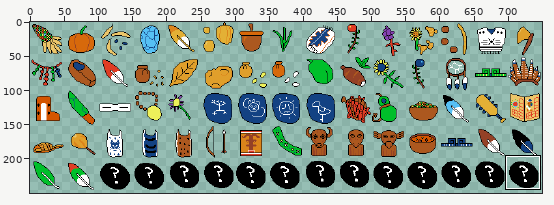
A sprite sheet gets an edit: www/assets/sheet4.png. The picture above shows the old version from afar; the outline marks the close-up.
Close-up. The starting point:
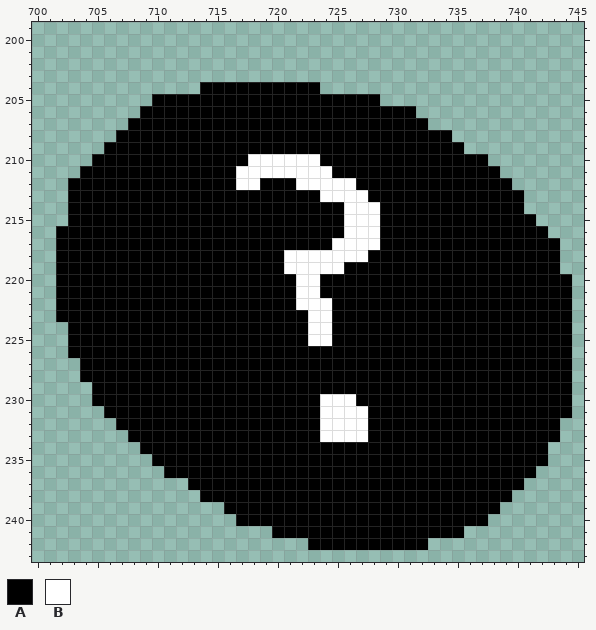
The file is 750x250 pixels. Shown: x 700..745, y 199..243. The commit also changed other parts of the picture, which this record leaves out.
Palette (. is transparent): A #000000  B #ffffff
Pixels before, first column x 702:
204 ............AAAAAAAAAA.....................
205 ........AAAAAAAAAAAAAAAAAAA................
206 .......AAAAAAAAAAAAAAAAAAAAAAA.............
207 ......AAAAAAAAAAAAAAAAAAAAAAAAA............
208 .....AAAAAAAAAAAAAAAAAAAAAAAAAAAA..........
209 ....AAAAAAAAAAAAAAAAAAAAAAAAAAAAAA.........
210 ...AAAAAAAAAAAAABBBBBBAAAAAAAAAAAAAA.......
211 ..AAAAAAAAAAAAABBBBBBBBAAAAAAAAAAAAAA......
212 .AAAAAAAAAAAAAABBAAABBBBBAAAAAAAAAAAAA.....
213 .AAAAAAAAAAAAAAAAAAAAABBBBAAAAAAAAAAAAA....
214 .AAAAAAAAAAAAAAAAAAAAAAABBBAAAAAAAAAAAA....
215 .AAAAAAAAAAAAAAAAAAAAAAABBBAAAAAAAAAAAAA...
216 AAAAAAAAAAAAAAAAAAAAAAAABBBAAAAAAAAAAAAAA..
217 AAAAAAAAAAAAAAAAAAAAAAABBBBAAAAAAAAAAAAAAA.
218 AAAAAAAAAAAAAAAAAAABBBBBBBAAAAAAAAAAAAAAAA.
219 AAAAAAAAAAAAAAAAAAABBBBBAAAAAAAAAAAAAAAAAA.
220 AAAAAAAAAAAAAAAAAAAABBAAAAAAAAAAAAAAAAAAAAA
221 AAAAAAAAAAAAAAAAAAAABBAAAAAAAAAAAAAAAAAAAAA
222 AAAAAAAAAAAAAAAAAAAABBBAAAAAAAAAAAAAAAAAAAA
223 AAAAAAAAAAAAAAAAAAAAABBAAAAAAAAAAAAAAAAAAAA
224 .AAAAAAAAAAAAAAAAAAAABBAAAAAAAAAAAAAAAAAAAA
225 .AAAAAAAAAAAAAAAAAAAABBAAAAAAAAAAAAAAAAAAAA
226 .AAAAAAAAAAAAAAAAAAAAAAAAAAAAAAAAAAAAAAAAAA
227 ..AAAAAAAAAAAAAAAAAAAAAAAAAAAAAAAAAAAAAAAAA
228 ..AAAAAAAAAAAAAAAAAAAAAAAAAAAAAAAAAAAAAAAAA
229 ...AAAAAAAAAAAAAAAAAAAAAAAAAAAAAAAAAAAAAAAA
230 ...AAAAAAAAAAAAAAAAAAABBBAAAAAAAAAAAAAAAAAA
231 ....AAAAAAAAAAAAAAAAAABBBBAAAAAAAAAAAAAAAAA
232 .....AAAAAAAAAAAAAAAAABBBBAAAAAAAAAAAAAAAA.
233 ......AAAAAAAAAAAAAAAABBBBAAAAAAAAAAAAAAAA.
234 .......AAAAAAAAAAAAAAAAAAAAAAAAAAAAAAAAAA..
235 ........AAAAAAAAAAAAAAAAAAAAAAAAAAAAAAAAA..
236 .........AAAAAAAAAAAAAAAAAAAAAAAAAAAAAAA...
237 ...........AAAAAAAAAAAAAAAAAAAAAAAAAAAA....
238 ............AAAAAAAAAAAAAAAAAAAAAAAAAA.....
239 ..............AAAAAAAAAAAAAAAAAAAAAAA......
240 ...............AAAAAAAAAAAAAAAAAAAAA.......
241 ..................AAAAAAAAAAAAAAAA.........
242 .....................AAAAAAAAAA............
Once edited:
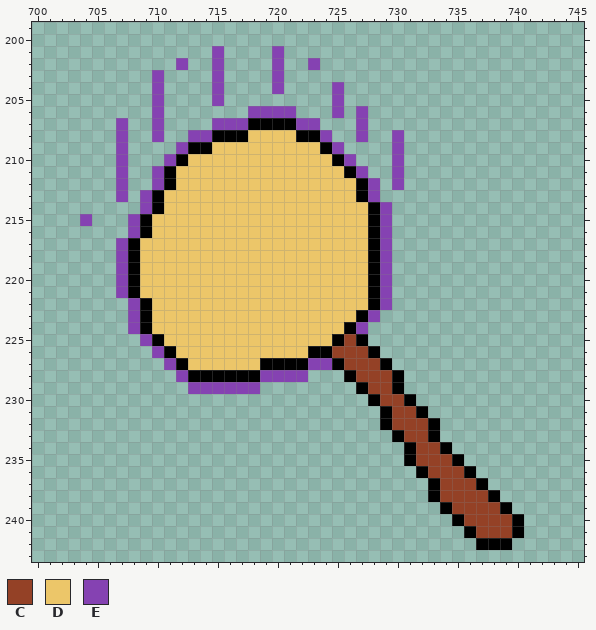
Colours new in this view: C #944126  D #ecc669  E #8542b2
Difference:
Changed rows in their new state; - is an unchanged pixel.
first column x 702:
201 -------------E----E------------------------
202 ----------E--E----E--E---------------------
203 --------E----E----E------------------------
204 --------E---.E....E...-E-------------------
205 --------E....E.........E...----------------
206 -------.E.......EEEE...E.E....-------------
207 -----E..E....EEE----EE...E.....------------
208 -----E..E..EE---DDDD--E..E..E....----------
209 ----.E....E--DDDDDDDDD-E....E.....---------
210 ---..E...E-DDDDDDDDDDDD-E...E.......-------
211 --...E..E-DDDDDDDDDDDDDD-E..E........------
212 -....E..E-DDDDDDDDDDDDDDD-E.E.........-----
213 -....E.E-DDDDDDDDDDDDDDDDAE............----
214 -......E-DDDDDDDDDDDDDDDDDAE...........----
215 -.E...E-DDDDDDDDDDDDDDDDDDAE............---
216 ......E-DDDDDDDDDDDDDDDDDDAE.............--
217 .....E-DDDDDDDDDDDDDDDDDDDAE..............-
218 .....E-DDDDDDDDDDDDDDDDDDD-E..............-
219 .....E-DDDDDDDDDDDDDDDDDDD-E..............-
220 .....E-DDDDDDDDDDDDDDDDDDD-E...............
221 .....E-DDDDDDDDDDDDDDDDDDD-E...............
222 ......E-DDDDDDDDDDDDDDDDDD-E...............
223 ......E-DDDDDDDDDDDDDDDDD-E................
224 -.....E-DDDDDDDDDDDDDDDD-E.................
225 -......E-DDDDDDDDDDDDDD-C-.................
226 -.......E-DDDDDDDDDDD--CCC-................
227 --.......E-DDDDDD----EE-CCC-...............
228 --........E------EEEE...-CCC-..............
229 ---........EEEEEE........-CC-..............
230 ---.......................-CC-.............
231 ----.......................-CC-............
232 -----......................-CCC-..........-
233 ------......................-CC-..........-
234 -------......................-CC-........--
235 --------.....................-CCC-.......--
236 ---------.....................-CCC-.....---
237 -----------....................-CCC-...----
238 ------------...................-CCCC-.-----
239 --------------..................-CCCCA-----
240 ---------------..................-CCCCA----
241 ------------------................ACCCA----
242 ---------------------..........----AAA-----
Pixel boxes of the changes (left, top, right, bottom) in both close-ups:
changed: (56, 46, 572, 550)
